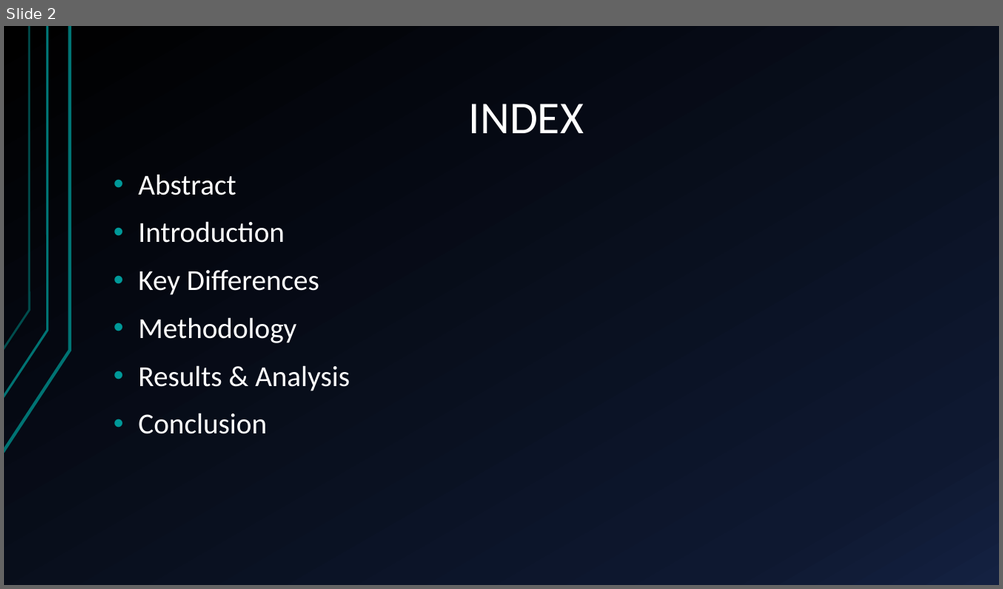
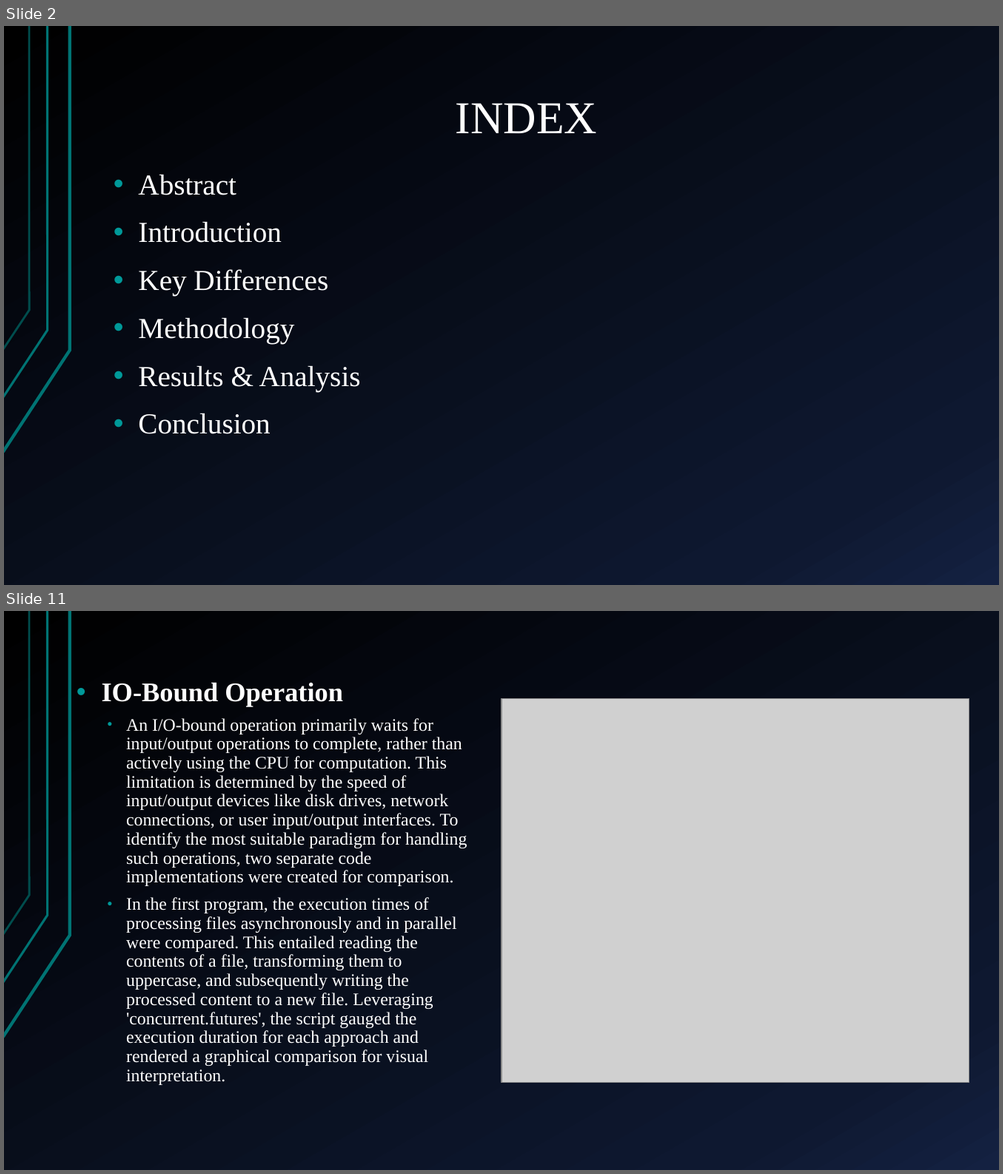
Before and after one commit to ShreyashBhardwaj/AnalysisoUseCases, a slide deck: Analysis of Use Cases.pptx. Shown one above the other, each under a label of ours: slide 2 before the commit, slides 2 and 11 after it; the slides between them are not shown. The pictures are 1003x589 and 1003x1174 pixels, drawn with LibreOffice and Linux fonts; fonts in the diff are those of the drawing; grey boxes stand for pictures. Boxes give left, top, right and bottom in pixels: in the first picture for what was removed or moved away, otherwise in the second. Text is boxed around its words. In the diff, an @@ line names an element or a change of style, - is before the commit and + after.

Commit message:
PPT Over Now Script

```diff
--- a/Analysis of Use Cases.pptx
+++ b/Analysis of Use Cases.pptx
@@ slide 11 added at (4,611,999,1170), background gradient #000000 to #0F1931 to #142242; not listed: 3 template elements that a slide beside it also shows @@
@@ text added at (102,682,466,1085), 17 pt, text #FFFFFF @@
+• IO-Bound Operation
+  • An I/O-bound operation primarily waits for input/output operations to complete, rather than actively using the CPU for computation. This limitation is determined by the speed of input/output devices like disk drives, network connections, or user input/output interfaces. To identify the most suitable paradigm for handling such operations, two separate code implementations were created for comparison.
+  • In the first program, the execution times of processing files asynchronously and in parallel were compared. This entailed reading the contents of a file, transforming them to uppercase, and subsequently writing the processed content to a new file. Leveraging 'concurrent.futures', the script gauged the execution duration for each approach and rendered a graphical comparison for visual interpretation.
@@ picture added at (501,699,969,1083) @@
@@ slide 2 changed as well @@
@@ title "INDEX" at (455,103,597,133): font Calibri to Times New Roman @@
@@ text "Abstract" at (138,174,361,434): font Calibri to Times New Roman @@
```
Also in this commit, not shown: 6 other slides changed, 8 other slides added, 2 slides removed.
